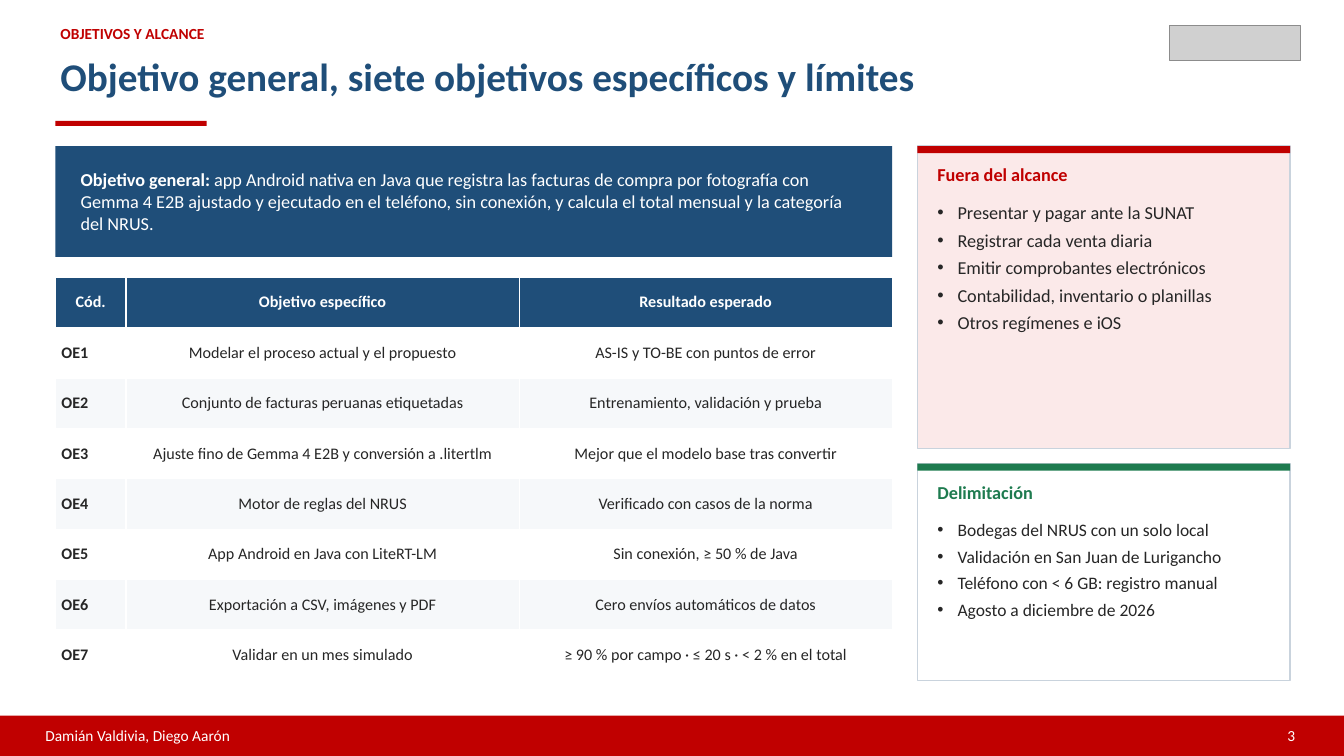
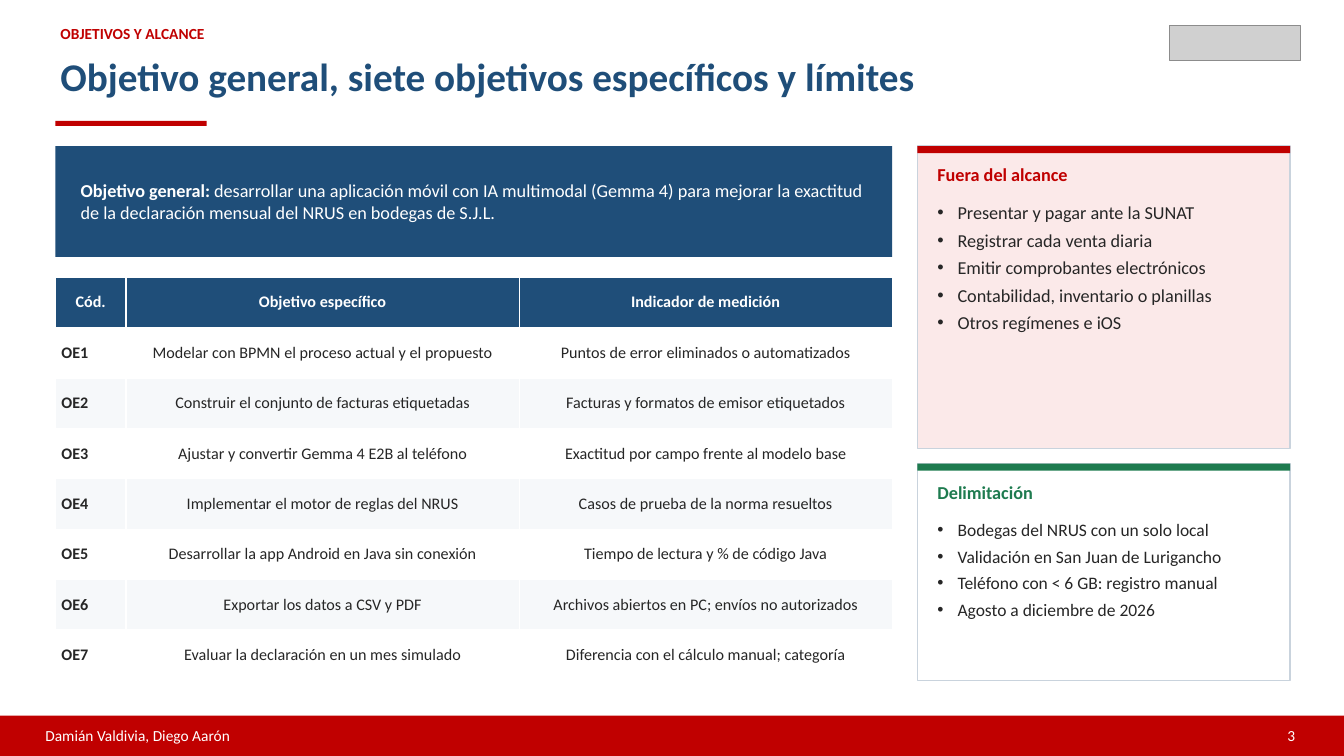
Before and after one commit to diegoaaron/Facturas_S20, a slide deck: slide 3 of documentos_teoricos/entregable2/solo_entregable2_presentacion.pptx. Drawn at 1344x756 pixels with LibreOffice and Linux fonts; fonts in the diff are those of the drawing; grey boxes stand for pictures. Boxes give left, top, right and bottom in pixels: in the first picture for what was removed or moved away, otherwise in the second. Text is boxed around its words. In the diff, an @@ line names an element or a change of style, - is before the commit and + after.

```diff
--- a/documentos_teoricos/entregable2/solo_entregable2_presentacion.pptx
+++ b/documentos_teoricos/entregable2/solo_entregable2_presentacion.pptx
@@ text at (81, 184, 862, 222): text changed @@
-Objetivo general: app Android nativa en Java que registra las facturas de compra por fotografía con Gemma 4 E2B ajustado y ejecutado en el teléfono, sin conexión, y calcula el total mensual y la categoría del NRUS.
+Objetivo general: desarrollar una aplicación móvil con IA multimodal (Gemma 4) para mejorar la exactitud de la declaración mensual del NRUS en bodegas de S.J.L.
@@ table at (55, 277, 892, 681) @@
-row 1, column 3: Resultado esperado
+row 1, column 3: Indicador de medición
-row 2, column 2: Modelar el proceso actual y el propuesto
+row 2, column 2: Modelar con BPMN el proceso actual y el propuesto
-row 2, column 3: AS-IS y TO-BE con puntos de error
+row 2, column 3: Puntos de error eliminados o automatizados
-row 3, column 2: Conjunto de facturas peruanas etiquetadas
+row 3, column 2: Construir el conjunto de facturas etiquetadas
-row 3, column 3: Entrenamiento, validación y prueba
+row 3, column 3: Facturas y formatos de emisor etiquetados
-row 4, column 2: Ajuste fino de Gemma 4 E2B y conversión a .litertlm
+row 4, column 2: Ajustar y convertir Gemma 4 E2B al teléfono
-row 4, column 3: Mejor que el modelo base tras convertir
+row 4, column 3: Exactitud por campo frente al modelo base
-row 5, column 2: Motor de reglas del NRUS
+row 5, column 2: Implementar el motor de reglas del NRUS
-row 5, column 3: Verificado con casos de la norma
+row 5, column 3: Casos de prueba de la norma resueltos
-row 6, column 2: App Android en Java con LiteRT-LM
+row 6, column 2: Desarrollar la app Android en Java sin conexión
-row 6, column 3: Sin conexión, ≥ 50 % de Java
+row 6, column 3: Tiempo de lectura y % de código Java
-row 7, column 2: Exportación a CSV, imágenes y PDF
+row 7, column 2: Exportar los datos a CSV y PDF
-row 7, column 3: Cero envíos automáticos de datos
+row 7, column 3: Archivos abiertos en PC; envíos no autorizados
-row 8, column 2: Validar en un mes simulado
+row 8, column 2: Evaluar la declaración en un mes simulado
-row 8, column 3: ≥ 90 % por campo · ≤ 20 s · < 2 % en el total
+row 8, column 3: Diferencia con el cálculo manual; categoría
```
Also in this commit, not shown: 2 other slides changed, 50 other files.
